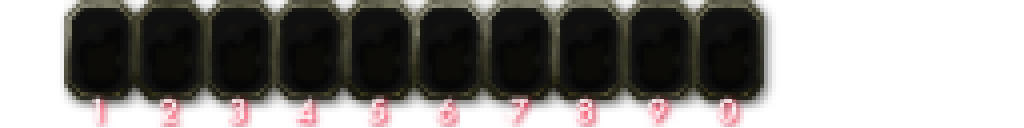
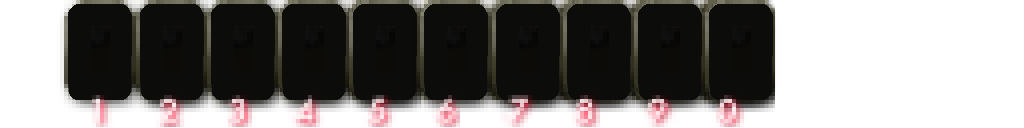
Layers edited between the first and the second 1024x128 image:
painted on "Pasted Layer" over [68, 0, 775, 112]
